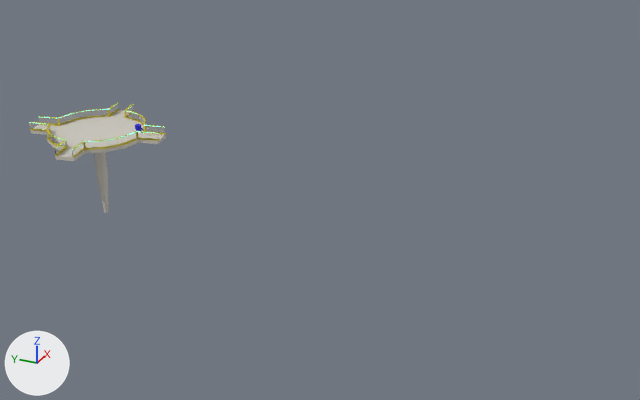
A saved change to the Blender file Blender-Models/Main_Building/Main_Building.blend.
Camera for both pictures: a camera (50 mm lens) standing at (-224.2, -182.3, 125.1) and looking at (-6.0, -84.1, 16.0). Arrows for +X, +Y and +Z are at lower left; the lights stay in place.
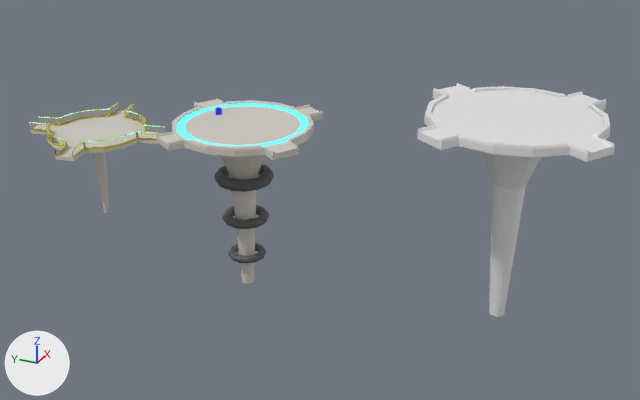
The newer file is also turned or shifted as a whole; pictures and numbers use the older file's frame.

Edits to the bpy script that builds the scene:
```text
Add mat_material_003:
    mat_material_003 = principled_material('Material.003')
    mat_material_003.base_color = (0.0976, 0.0976, 0.0976)  # dark grey #585858
Add mat_material_004:
    mat_material_004 = principled_material('Material.004')
    mat_material_004.base_color = (0.0976, 0.0976, 0.0976)  # dark grey #585858
Add mat_material_005:
    mat_material_005 = principled_material('Material.005')
    mat_material_005.base_color = (0.0976, 0.0976, 0.0976)  # dark grey #585858
Add mat_body_004:
    mat_body_004 = principled_material('Body.004')
    mat_body_004.base_color = (0.8, 0.8, 0.8)  # white #e7e7e7
Add mat_body_003:
    mat_body_003 = principled_material('Body.003')
    mat_body_003.base_color = (0.651, 0.617, 0.552)  # light grey #d3cec4
Add mat_material_007:
    mat_material_007 = principled_material('Material.007')
    mat_material_007.base_color = (0.0887, 0.807, 0.831)  # cyan #54e8eb
    mat_material_007.emission_color = (0.0887, 0.807, 0.831)  # cyan #54e8eb
    mat_material_007.emission_strength = 1.0
Add me_torus_002:
    me_torus_002.from_pydata(...)  # a torus around z (ring radius 1.0, tube radius 0.25) spanning x -1.25..1.25, y -1.25..1.25, z -0.25..0.25
    me_torus_002.materials.append(mat_material_003)  # dark grey #585858
Add me_torus_001:
    me_torus_001.from_pydata(...)  # a torus around z (ring radius 1.0, tube radius 0.25) spanning x -1.25..1.25, y -1.25..1.25, z -0.25..0.25
    me_torus_001.materials.append(mat_material_004)  # dark grey #585858
Add me_torus:
    me_torus.from_pydata(...)  # a torus around z (ring radius 1.0, tube radius 0.25) spanning x -1.25..1.25, y -1.25..1.25, z -0.25..0.25
    me_torus.materials.append(mat_material_005)  # dark grey #585858
Add me_cylinder_007:
    me_cylinder_007.from_pydata(...)  # 360 vertices, 345 faces; spans x -14.6..14.6, y -14.6..14.6, z -2.0..3.3
    me_cylinder_007.materials.append(mat_body_004)  # white #e7e7e7
Add me_cylinder_004:
    me_cylinder_004.from_pydata(...)  # 360 vertices, 345 faces; spans x -14.6..14.6, y -14.6..14.6, z -2.0..3.3
    # faces by material slot: [321, 24]
    me_cylinder_004.materials.append(mat_body_003)  # light grey #d3cec4
    me_cylinder_004.materials.append(mat_material_007)  # cyan #54e8eb
Change ob_cylinder_002:
    ob_cylinder_002.location: (6.9, -11.6, 23.6) -> (5.4, -44.0, 34.5)
Add ob_torus_002:
    ob_torus_002 = bpy.data.objects.new('Torus.002', me_torus_002)
    ob_torus_002.location = (-0.4, -55.6, 16.5)
    ob_torus_002.scale = (7.45, 7.45, 7.45)
Add ob_torus_001:
    ob_torus_001 = bpy.data.objects.new('Torus.001', me_torus_001)
    ob_torus_001.location = (-0.4, -55.6, 2.6)
    ob_torus_001.scale = (5.96, 5.96, 5.96)
Add ob_torus:
    ob_torus = bpy.data.objects.new('Torus', me_torus)
    ob_torus.location = (-0.4, -55.6, -10.4)
    ob_torus.scale = (4.93, 4.93, 4.93)
Add ob_cylinder_001:
    ob_cylinder_001 = bpy.data.objects.new('Cylinder.001', me_cylinder_007)
    ob_cylinder_001.location = (-21.4, -142.3, 21.8)
    ob_cylinder_001.scale = (1.66, 1.66, 10.4)
Add ob_cylinder_005:
    ob_cylinder_005 = bpy.data.objects.new('Cylinder.005', me_cylinder_004)
    ob_cylinder_005.location = (0.0, -55.6, 0.0)
    ob_cylinder_005.scale = (1.66, 1.66, 10.4)
```

Boxes (x1, y1, x2, y2) around the edits, measured in the pictures (640 x 400 px):
'Cylinder.001', added: after (417, 83, 615, 317)
'Cylinder.005', added: after (157, 98, 323, 284)
    faces in mat_body_003 (light grey #d3cec4): (157, 98, 323, 284)
    faces in mat_material_007 (cyan #54e8eb): (177, 103, 309, 147)
'Torus.002', added: after (214, 164, 274, 192)
'Torus.001', added: after (222, 205, 269, 229)
'Torus', added: after (228, 243, 266, 264)
'Cylinder.002', moved: before (135, 124, 142, 131); after (215, 107, 222, 115)
